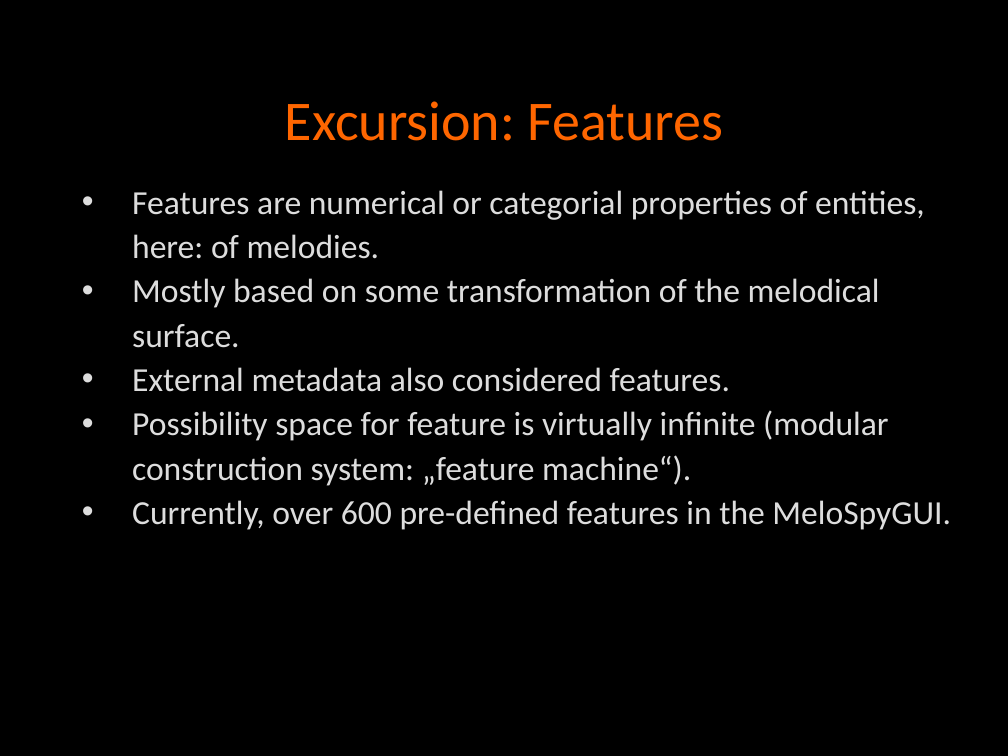
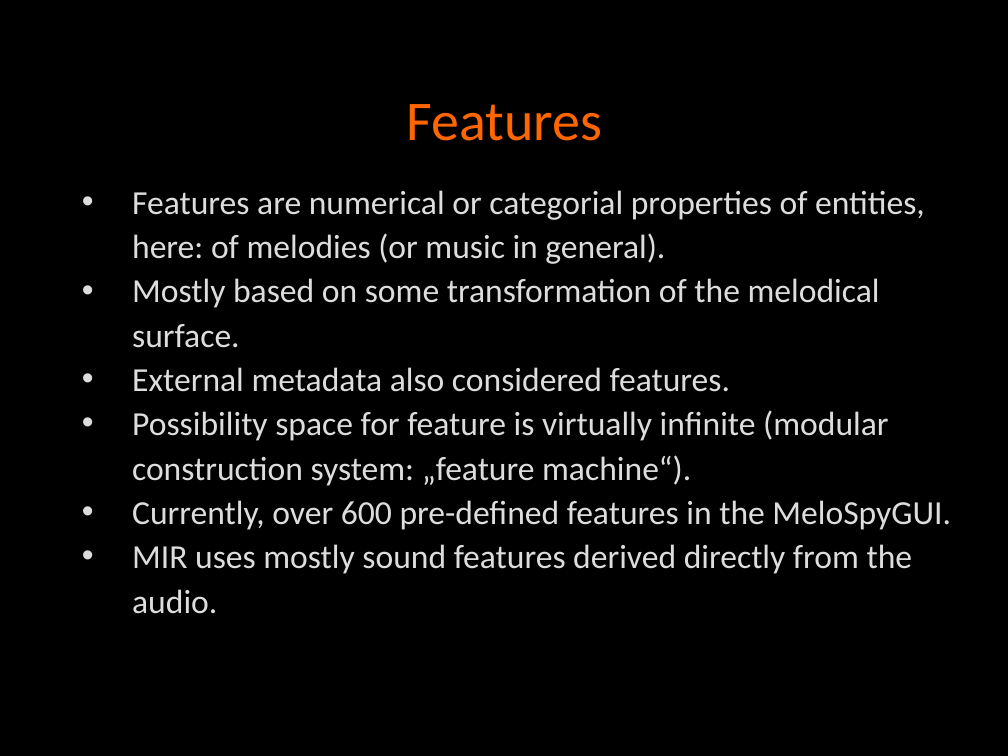
Before and after one commit to klausfrieler/digthatlick_lecture, a slide deck: slide 14 of frieler_ComSysMus_workshop.pptx (slide 7 before the commit). Drawn at 1008x756 pixels with LibreOffice and Linux fonts; fonts in the diff are those of the drawing. Boxes give left, top, right and bottom in pixels: in the first picture for what was removed or moved away, otherwise in the second. Text is boxed around its words. In the diff, an @@ line names an element or a change of style, - is before the commit and + after.

```diff
--- a/frieler_ComSysMus_workshop.pptx
+++ b/frieler_ComSysMus_workshop.pptx
@@ title at (x1=406, y1=104, x2=602, y2=141): text changed @@
-Excursion: Features
+Features
@@ text at (x1=132, y1=190, x2=925, y2=264): text changed @@
-  • Features are numerical or categorial properties of entities, here: of melodies.
+  • Features are numerical or categorial properties of entities, here: of melodies (or music in general).
@@ text at (x1=132, y1=544, x2=913, y2=574): paragraph added @@
+  • MIR uses mostly sound features derived directly from the audio.
```
Also in this commit, not shown: 5 other slides changed, 10 slides added, 1 slide removed, 1 other file.
